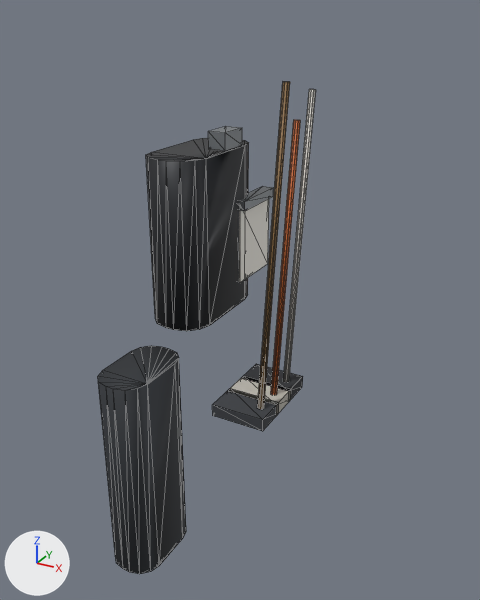
Before and after pictures for a commit that changed the glTF model scratchpad/g8/glb/garage_gear.glb.
The view is the same before and after, from a camera (50 mm lens) standing at (7.35, -7.32, 1.93) and looking at (5.9, -4.68, 0.61). Lighting does not change. The marker at lower left points along +X, +Y and +Z. The picture after the commit comes second. Mesh edges are drawn as thin lines. Vertices at exactly the same position are counted once.

Names of what the first picture shows: 'root'.
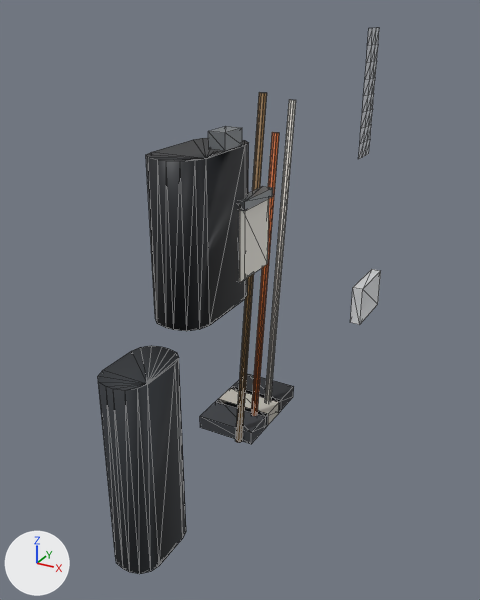
Boxes (x1, y1, x2, y2) around the edits, measured in the pictures (480 x 600 px; the box of a moved part takes in the faces that stretch with it):
```json
{"object": "root", "change": "reshaped", "before": [98, 81, 316, 574], "after": [98, 28, 381, 574], "on screen": "30% wider, 11% taller"}
{"part": 1, "of": "me_mesh_0", "change": "moved or reshaped", "before": [283, 89, 316, 382], "after": [265, 100, 296, 401]}
{"part": 2, "of": "me_mesh_0", "change": "moved or reshaped", "before": [271, 120, 300, 395], "after": [251, 132, 279, 416]}
{"part": 3, "of": "me_mesh_0", "change": "moved or reshaped", "before": [230, 378, 291, 416], "after": [218, 388, 279, 425]}
{"part": 4, "of": "me_mesh_0", "change": "moved or reshaped", "before": [258, 81, 290, 409], "after": [236, 93, 267, 443]}
{"part": 5, "of": "me_mesh_0", "change": "moved or reshaped", "before": [242, 364, 303, 399], "after": [200, 400, 268, 444]}
{"part": 6, "of": "me_mesh_0", "change": "added", "after": [350, 269, 381, 325]}
{"part": 7, "of": "me_mesh_0", "change": "added", "after": [359, 28, 379, 159]}
{"part": 8, "of": "me_mesh_0", "change": "moved or reshaped", "before": [212, 389, 276, 431], "after": [231, 374, 294, 412]}
```

Edits to the scene script, one JSON object a line:
```json
{"op": "add", "block": "mat_gsheet", "code": ["mat_gsheet = principled_material('gsheet')", "mat_gsheet.base_color = (0.905, 0.913, 0.913)  # white #f4f5f5", "mat_gsheet.roughness = 0.22", "mat_gsheet.alpha = 0.55"]}
{"block": "me_mesh_0", "where": "# used by ob_root; location = (0.0, 0.0, 0.0)"}
{"op": "remove", "block": "me_mesh_0", "code": "me_mesh_0.from_pydata(...)  # 198 vertices, 336 faces; spans x 5.82..6.19, y -5.88..-4.22, z 0.0..1.63"}
{"op": "add", "block": "me_mesh_0", "code": "me_mesh_0.from_pydata(...)  # 242 vertices, 396 faces; spans x 5.82..6.19, y -5.88..-3.06, z 0.0..1.83"}
{"block": "me_mesh_0", "change": "me_mesh_0 part 1: the loose piece of 18 vertices spanning x 6.03..6.07, y -4.45..-4.22, z 0.03..1.57 is moved by (0.0, -0.23, -0.02)"}
{"block": "me_mesh_0", "change": "me_mesh_0 part 2: the loose piece of 18 vertices spanning x 6.03..6.07, y -4.6..-4.38, z 0.03..1.45 is moved by (0.0, -0.23, -0.02)"}
{"block": "me_mesh_0", "change": "me_mesh_0 part 3: the loose piece of 8 vertices spanning x 5.82..6.11, y -4.68..-4.5, z 0.0..0.07 is moved by (0.0, -0.12, 0.0)"}
{"block": "me_mesh_0", "change": "me_mesh_0 part 4: the loose piece of 18 vertices spanning x 6.03..6.07, y -4.76..-4.51, z 0.03..1.63 is moved by (0.0, -0.23, -0.02)"}
{"block": "me_mesh_0", "change": "me_mesh_0 part 5: the loose piece of 8 vertices spanning x 5.82..6.11, y -4.53..-4.34, z 0.0..0.07 is moved by (0.0, -0.43, 0.0), in mat_gbrh155 (dark grey #3a3d42)"}
{"block": "me_mesh_0", "change": "me_mesh_0 part 6: a new loose piece, a box spanning x 6.059..6.126, y -3.444..-3.063, z 0.006..0.259, in mat_gsheet (white #f4f5f5)"}
{"block": "me_mesh_0", "change": "me_mesh_0 part 7: a new loose piece of 36 vertices spanning x 6.09..6.1, y -3.61..-3.43, z 1.13..1.83, in mat_gsheet (white #f4f5f5)"}
{"block": "me_mesh_0", "change": "me_mesh_0 part 8"}
{"block": "me_mesh_0", "change": "3 vertices are removed from x 5.82..6.11, y -4.83, z 0.0..0.07"}
{"block": "me_mesh_0", "change": "12 faces are deleted"}
{"block": "me_mesh_0", "change": "1 vertex moves from x 6.11, y -4.83, z 0.0 to x 5.82, y -4.47, z 0.0"}
{"block": "me_mesh_0", "change": "3 vertices are added at (6.11, -4.47, 0.0), (5.82, -4.47, 0.07), (6.11, -4.47, 0.07)"}
{"block": "me_mesh_0", "change": "12 new faces join them, mat_gbrh145 (dark grey #2a2c30)"}
{"op": "add", "block": "me_mesh_0", "code": "me_mesh_0.materials.append(mat_gsheet)  # white #f4f5f5"}
```
